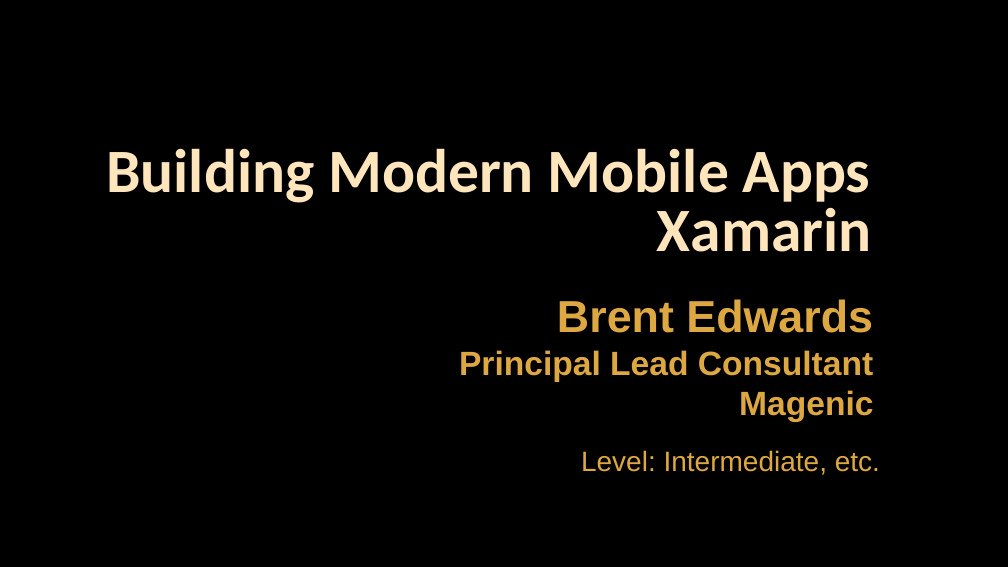
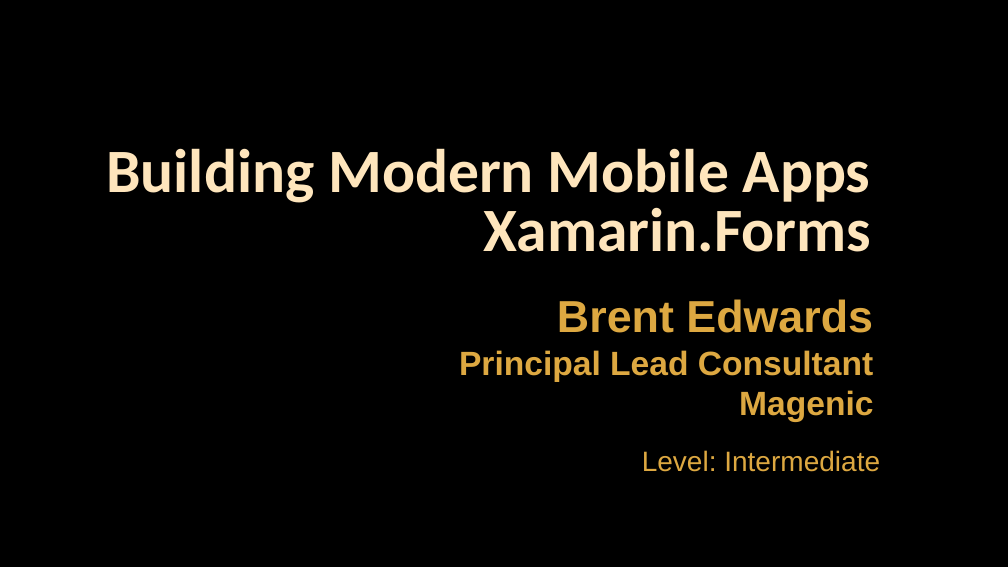
Before and after one commit to brentedwards/MobileTasks, a slide deck: slide 1 of Presentations/Building Modern Mobile Apps - Xamarin.Forms.pptx. Drawn at 1008x567 pixels with LibreOffice and Linux fonts; fonts in the diff are those of the drawing; background and template pictures are left out. Boxes give left, top, right and bottom in pixels: in the first picture for what was removed or moved away, otherwise in the second. Text is boxed around its words. In the diff, an @@ line names an element or a change of style, - is before the commit and + after.

```diff
--- a/Presentations/Building Modern Mobile Apps - Xamarin.Forms.pptx
+++ b/Presentations/Building Modern Mobile Apps - Xamarin.Forms.pptx
@@ text at (x1=483, y1=200, x2=871, y2=252): text changed @@
-Xamarin
+Xamarin.Forms
@@ text at (x1=642, y1=450, x2=880, y2=472): text changed @@
-Level: Intermediate, etc.
+Level: Intermediate
```
Also in this commit, not shown: 6 other slides changed, 1 slide added.
